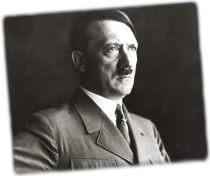
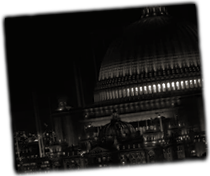
Layered file, before and after one edit (210 x 176). Changes by layer:
added layer "COUNTRY_Volkshalle_2" in group "Group 1" over [2, 3, 209, 176]
hid "COUNTRY_Hitler_Death" over [2, 3, 209, 176]
